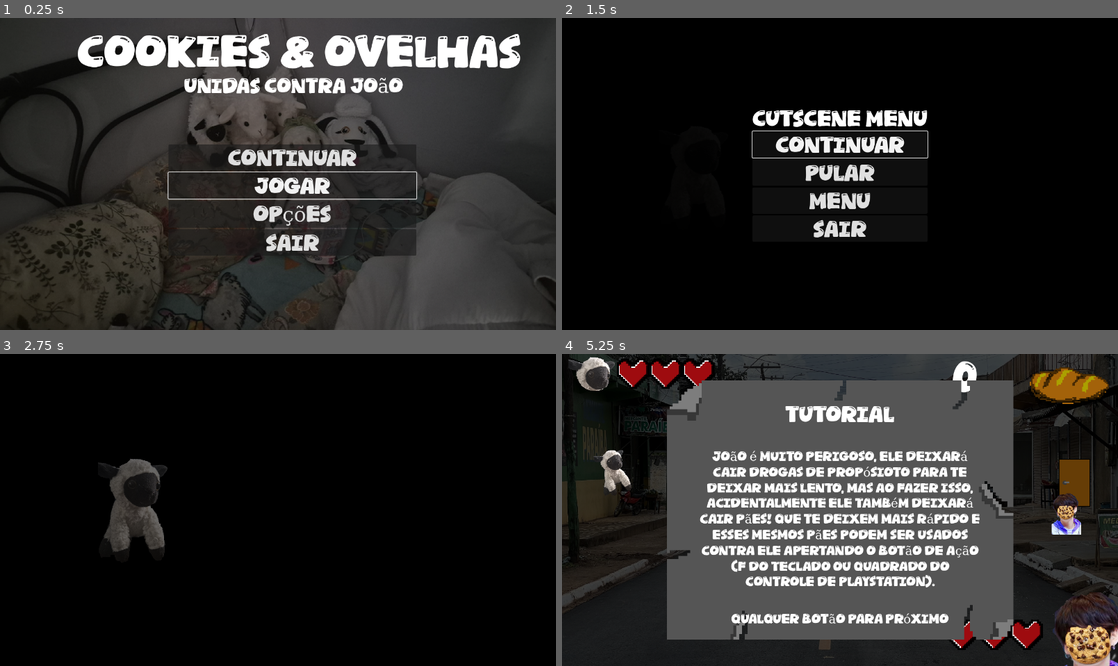
Above: before the commit, frames 1-4 (two rows, left to right).
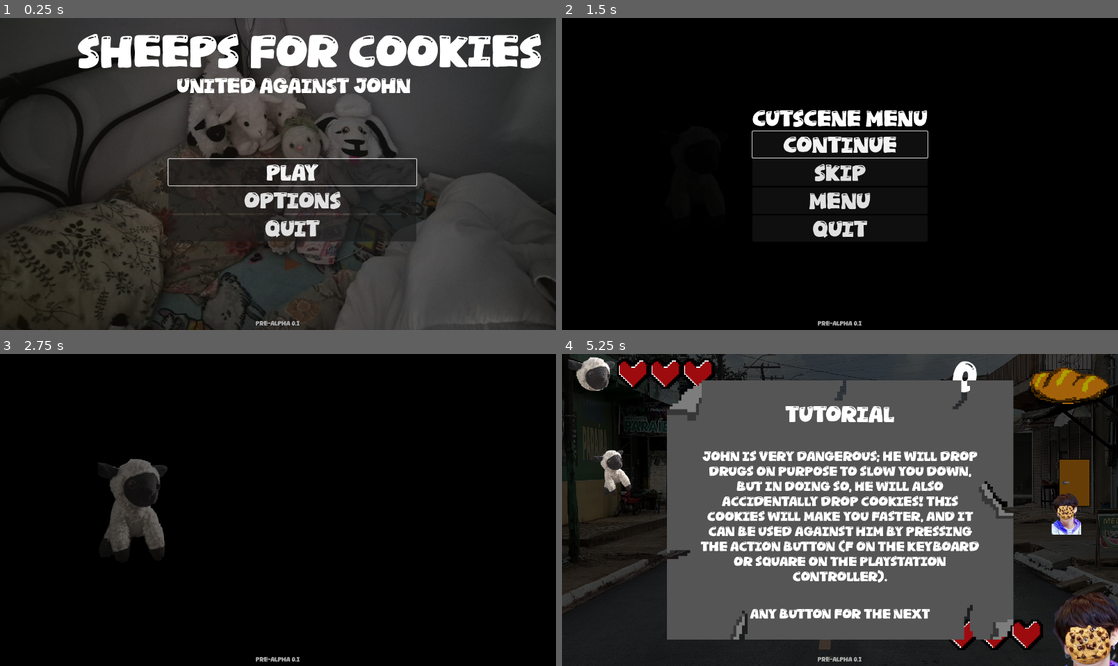
Above: after the commit, the same moments.

Repository: pedro13marcos/Cookies-for-Sheeps
Game: Godot game, scene res://nodes/menu.tscn
Same seed, same stepped clock (60 frames per second), same inputs: the game is played once before the commit and once after it.
Inputs:
- Up to frame 1 (0.25 s): no input
- Up to frame 2 (1.5 s): click "Jogar" (after the commit: "Play") at 0.5 s; tap Enter at 1.25 s; hold Right (ui_right) from 1.28 s (still down); tap F (Atack) at 1.35 s
- Up to frame 3 (2.75 s): release Right (ui_right) at 2 s; click "Continuar" (after the commit: "Continue") at 2 s
- Up to frame 4 (5.25 s): hold Down (ui_down) 2.78-3.5 s; tap F (Atack) at 2.85, 4.35 s; click "Continuar" (after the commit: "Continue") at 3.5 s; hold Right (ui_right) 4.28-5 s; click "Pular" (after the commit: "Skip") at 5 s

The runs differ from the first frame. In frame 1, 11% of the frame differs, in the area x 14-98%, y 5-99%; in frame 2, 1.5%; in frame 3, 0.1%; in frame 4, 12%, in the area x 24-76%, y 30-99%.

Commit message:
0.1 pre-alpha setup, watermark, gitignore, and repository cleanup

Diff:
--- a/confGame.json
+++ /dev/null
@@ -1 +0,0 @@
-{"lang":"pt","layout":"auto"}
--- a/project (conflict 2026-02-12-15-48-13).godot
+++ /dev/null
@@ -1,60 +0,0 @@
-; Engine configuration file.
-; It's best edited using the editor UI and not directly,
-; since the parameters that go here are not all obvious.
-;
-; Format:
-;   [section] ; section goes between []
-;   param=value ; assign values to parameters
-
-config_version=5
-
-[animation]
-
-compatibility/default_parent_skeleton_in_mesh_instance_3d=true
-
-[application]
-
-config/name="sheep"
-config/version="0.01"
-run/main_scene="uid://yqdhukkdvfrf"
-config/features=PackedStringArray("4.6", "Forward Plus")
-config/icon="uid://dvwo4dyl55aio"
-
-[display]
-
-window/size/viewport_width=1366
-window/size/viewport_height=768
-window/stretch/mode="viewport"
-
-[gui]
-
-theme/custom="uid://qhk4mgenlv66"
-theme/custom_font="uid://qhk4mgenlv66"
-
-[input]
-
-ui_accept={
-"deadzone": 0.5,
-"events": [Object(InputEventKey,"resource_local_to_scene":false,"resource_name":"","device":0,"window_id":0,"alt_pressed":false,"shift_pressed":false,"ctrl_pressed":false,"meta_pressed":false,"pressed":false,"keycode":4194309,"physical_keycode":0,"key_label":0,"unicode":0,"location":0,"echo":false,"script":null)
-, Object(InputEventKey,"resource_local_to_scene":false,"resource_name":"","device":0,"window_id":0,"alt_pressed":false,"shift_pressed":false,"ctrl_pressed":false,"meta_pressed":false,"pressed":false,"keycode":4194310,"physical_keycode":0,"key_label":0,"unicode":0,"location":0,"echo":false,"script":null)
-, Object(InputEventKey,"resource_local_to_scene":false,"resource_name":"","device":0,"window_id":0,"alt_pressed":false,"shift_pressed":false,"ctrl_pressed":false,"meta_pressed":false,"pressed":false,"keycode":32,"physical_keycode":0,"key_label":0,"unicode":32,"location":0,"echo":false,"script":null)
-, Object(InputEventJoypadButton,"resource_local_to_scene":false,"resource_name":"","device":-1,"button_index":0,"pressure":0.0,"pressed":false,"script":null)
-]
-}
-Atack={
-"deadzone": 0.2,
-"events": [Object(InputEventKey,"resource_local_to_scene":false,"resource_name":"","device":0,"window_id":0,"alt_pressed":false,"shift_pressed":false,"ctrl_pressed":false,"meta_pressed":false,"pressed":false,"keycode":0,"physical_keycode":70,"key_label":0,"unicode":0,"location":0,"echo":false,"script":null)
-, Object(InputEventJoypadButton,"resource_local_to_scene":false,"resource_name":"","device":-1,"button_index":2,"pressure":0.0,"pressed":false,"script":null)
-]
-}
-Pause={
-"deadzone": 0.2,
-"events": [Object(InputEventKey,"resource_local_to_scene":false,"resource_name":"","device":-1,"window_id":0,"alt_pressed":false,"shift_pressed":false,"ctrl_pressed":false,"meta_pressed":false,"pressed":false,"keycode":0,"physical_keycode":4194305,"key_label":0,"unicode":0,"location":0,"echo":false,"script":null)
-, Object(InputEventJoypadButton,"resource_local_to_scene":false,"resource_name":"","device":-1,"button_index":6,"pressure":0.0,"pressed":false,"script":null)
-]
-}
-
-[rendering]
-
-renderer/rendering_method="gl_compatibility"
-renderer/rendering_method.mobile="gl_compatibility"
--- a/project.godot
+++ b/project.godot
@@ -15,7 +15,7 @@
 [application]
 
 config/name="sheep"
-config/version="0.01"
+config/version="0.1"
 run/main_scene="uid://yqdhukkdvfrf"
 config/features=PackedStringArray("4.7", "Forward Plus")
 config/icon="uid://dvwo4dyl55aio"
--- a/saveGame.json
+++ /dev/null
@@ -1 +0,0 @@
-{"lng":"en","lvl":"res://nodes/level2.tscn","vida":3}
--- a/scripts/global.gd
+++ b/scripts/global.gd
@@ -17,6 +17,9 @@
 #const SAVE_PATH = "user://saveGame.json";
 const SAVE_PATH = "res://saveGame.json";
 
+# Versao do jogo
+const GAME_VERSION: String = "0.1";
+
 #Vidas agora vão ser salvas aqui pra facilitar criar saves
 var vidas = 3;
 var currentLevel = "res://nodes/level1.tscn"
@@ -24,6 +27,7 @@
 func _ready() -> void:
 	vidas = 3;
 	load_config();
+	_create_watermark();
 
 #func de salvar config
 func save_config():
@@ -134,3 +138,33 @@
 			_:
 				controlType = "GN"
 				pass;
+
+func _create_watermark() -> void:
+	# Persistent canvas layer on top of all scenes
+	var canvas = CanvasLayer.new()
+	canvas.name = "WatermarkLayer"
+	canvas.layer = 120 # Top-most layer above menus and HUD
+	add_child(canvas)
+
+	var label = Label.new()
+	label.name = "WatermarkLabel"
+	label.text = "pre-alpha " + GAME_VERSION
+
+	# Add child to the CanvasLayer first so anchors calculate against the viewport
+	canvas.add_child(label)
+
+	# Bottom wide alignment
+	label.set_anchors_and_offsets_preset(Control.PRESET_BOTTOM_WIDE)
+	label.offset_top = -36.0
+	label.offset_bottom = -8.0
+	label.horizontal_alignment = HORIZONTAL_ALIGNMENT_CENTER
+	label.vertical_alignment = VERTICAL_ALIGNMENT_BOTTOM
+
+	# Clean, semi-transparent watermark styling
+	label.add_theme_font_size_override("font_size", 14)
+	label.add_theme_color_override("font_color", Color(1.0, 1.0, 1.0, 0.65))
+	label.add_theme_color_override("font_shadow_color", Color(0.0, 0.0, 0.0, 0.8))
+	label.add_theme_constant_override("shadow_offset_x", 1)
+	label.add_theme_constant_override("shadow_offset_y", 1)
+
+	label.mouse_filter = Control.MOUSE_FILTER_IGNORE
Not shown, removed: Exports/Export1/export 1.apple-touch-icon.png.import
Not shown, removed: Exports/Export1/export 1.icon.png.import
Not shown, removed: Exports/Export1/export 1.png.import
Binary file changed: text/translation.en.translation
Binary file changed: text/translation.es.translation
Binary file changed: text/translation.pt_BR.translation
Not shown, removed: Exports/Export1.zip
Not shown, removed: Exports/Export1/export 1.audio.position.worklet.js
Not shown, removed: Exports/Export1/export 1.audio.worklet.js
Not shown, removed: Exports/Export1/export 1.js
Not shown, removed: Exports/Export1/export 1.pck
Not shown, removed: Exports/Export1/export 1.png
(and 5 more such lines)
